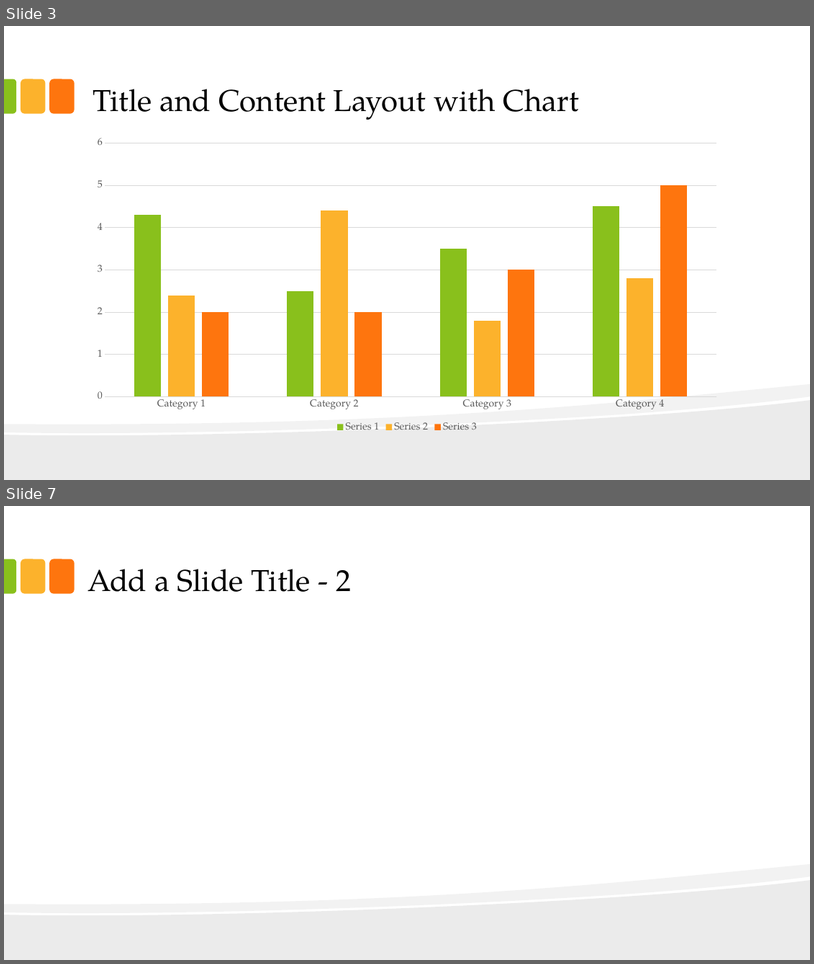
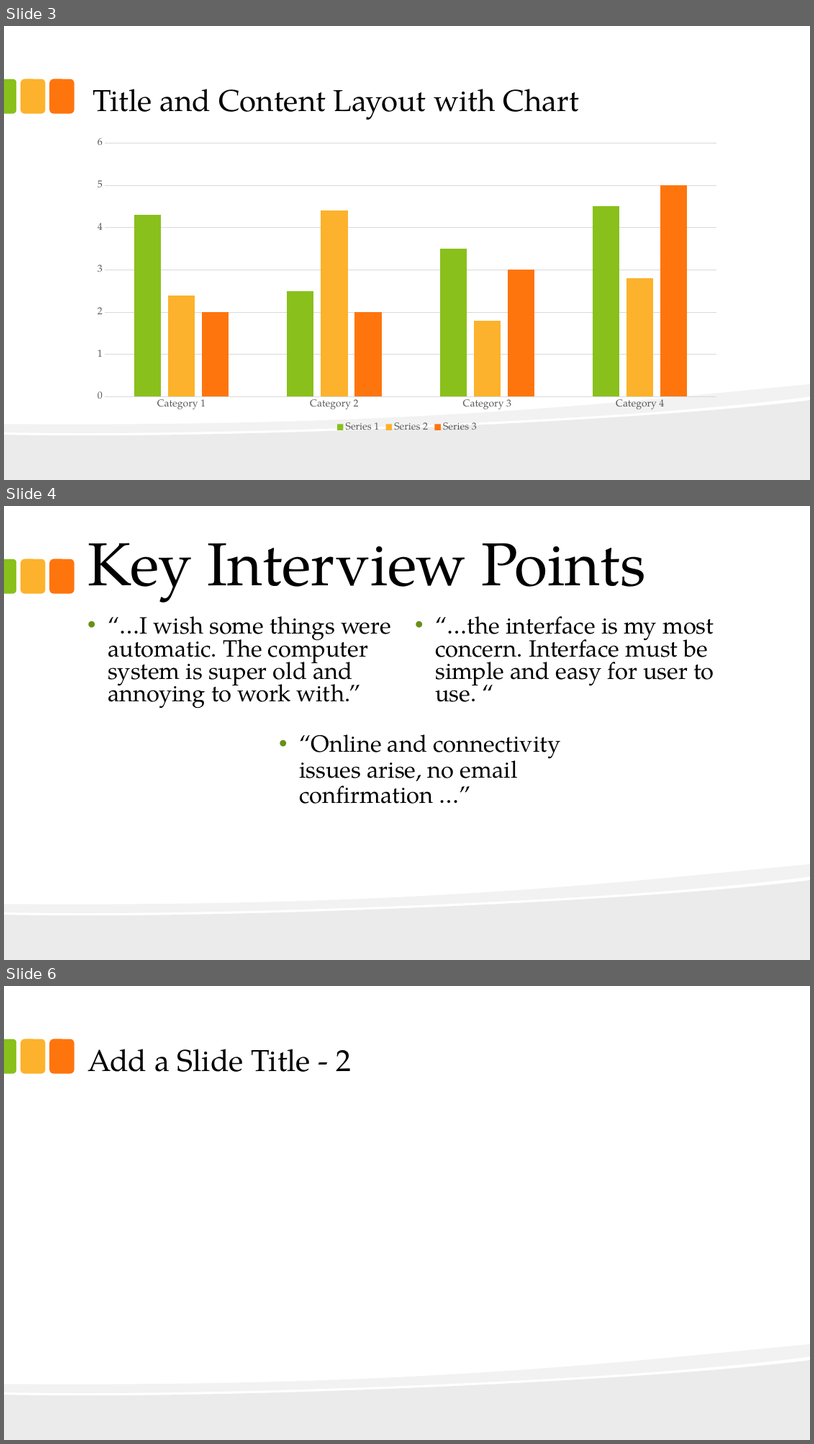
Before and after one commit to redlac/Interface-Design-Project-P3, a slide deck: Main Folder/presentation.pptx. Shown one above the other, each under a label of ours: slides 3 and 7 before the commit, slides 3, 4 and 6 after it; the slides between them are not shown. The pictures are 814x964 and 814x1444 pixels, drawn with LibreOffice and Linux fonts; fonts in the diff are those of the drawing. Boxes give left, top, right and bottom in pixels: in the first picture for what was removed or moved away, otherwise in the second. Text is boxed around its words. In the diff, an @@ line names an element or a change of style, - is before the commit and + after.

```diff
--- a/Main Folder/presentation.pptx
+++ b/Main Folder/presentation.pptx
@@ slide 4 added at (4, 506, 810, 960), background #FFFFFF; not listed: 5 template elements that a slide beside it also shows @@
@@ title added at (88, 543, 646, 602), 72 pt, text #000000 @@
+Key Interview Points
@@ text added at (108, 616, 391, 708), 28 pt, text #000000 @@
+• “…I wish some things were automatic. The computer system is super old and annoying to work with.”
@@ text added at (435, 616, 714, 702), 28 pt, text #000000 @@
+• “…the interface is my most concern. Interface must be simple and easy for user to use. “
@@ text added at (299, 734, 561, 803), 28 pt, text #000000 @@
+• “Online and connectivity issues arise, no email confirmation …”
@@ what was slide 7 is now slide 6 @@
```
Also in this commit, not shown: 2 other slides added.
